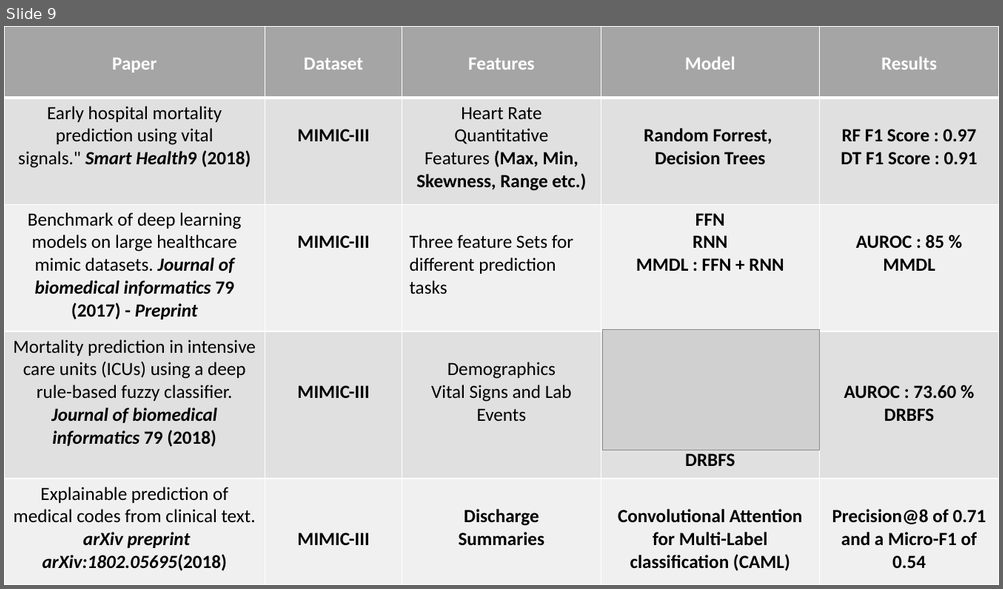
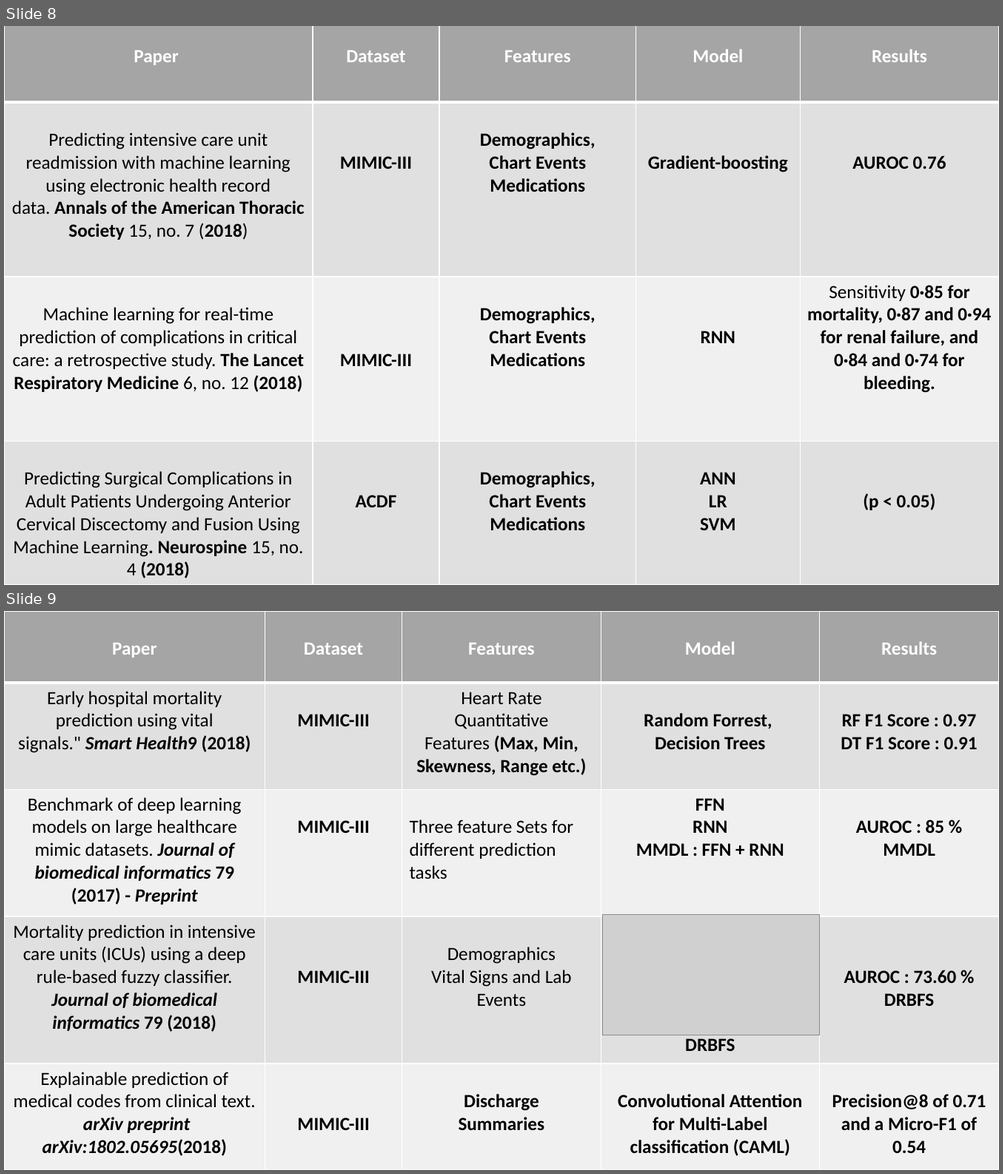
Before and after one commit to fmqbl/Predicting-Post-Procedural-Complications-Using-MIMICIII, a slide deck: ClinicalOutcomes.pptx. Shown one above the other, each under a label of ours: slide 9 before the commit, slides 8 and 9 after it. The pictures are 1003x589 and 1003x1174 pixels, drawn with LibreOffice and Linux fonts; fonts in the diff are those of the drawing; grey boxes stand for pictures. Boxes give left, top, right and bottom in pixels: in the first picture for what was removed or moved away, otherwise in the second. Text is boxed around its words. In the diff, an @@ line names an element or a change of style, - is before the commit and + after.

```diff
--- a/ClinicalOutcomes.pptx
+++ b/ClinicalOutcomes.pptx
@@ slide 8 added at (x1=4, y1=26, x2=999, y2=585), background #FFFFFF @@
@@ table added at (x1=4, y1=26, x2=999, y2=585), 4 rows, 5 columns @@
+Paper | Dataset | Features | Model | Results
+Predicting intensive care unit readmission with machine learning using electronic health record data. Annals of the American Thoracic Society 15, no. 7 (2018) | MIMIC-III | Demographics, / Chart Events / Medications | Gradient-boosting | AUROC 0.76
+Machine learning for real-time prediction of complications in critical care: a retrospective study. The Lancet Respiratory Medicine 6, no. 12 (2018) | MIMIC-III | Demographics, / Chart Events / Medications | RNN | Sensitivity 0·85 for mortality, 0·87 and 0·94 for renal failure, and 0·84 and 0·74 for bleeding.
+Predicting Surgical Complications in Adult Patients Undergoing Anterior Cervical Discectomy and Fusion Using Machine Learning. Neurospine 15, no. 4 (2018) | ACDF | Demographics, / Chart Events / Medications | ANN / LR / SVM | (p < 0.05)
```
Also in this commit, not shown: 6 slides changed, 18 other slides added, 14 slides removed, 1 other file.
